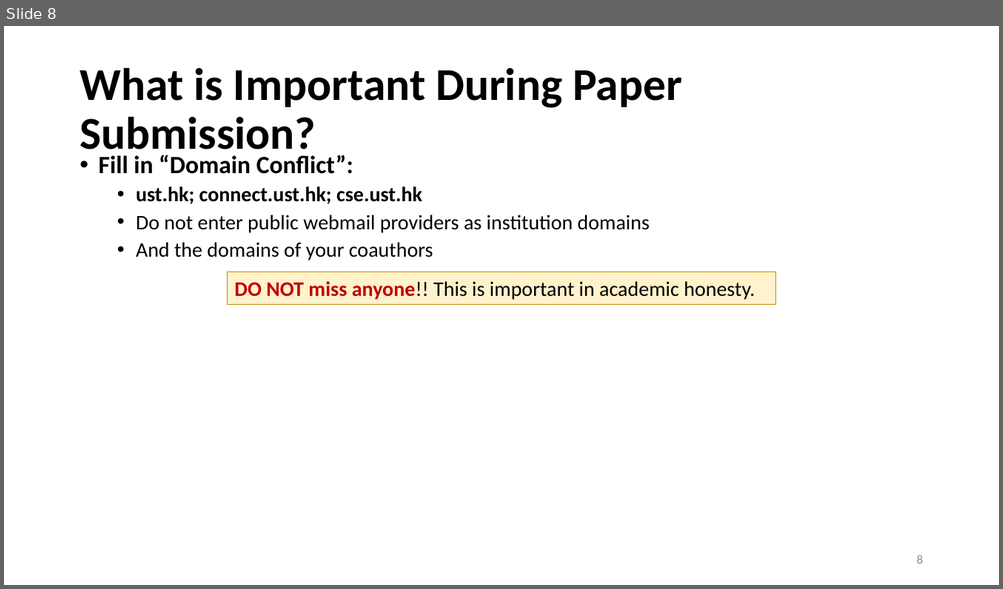
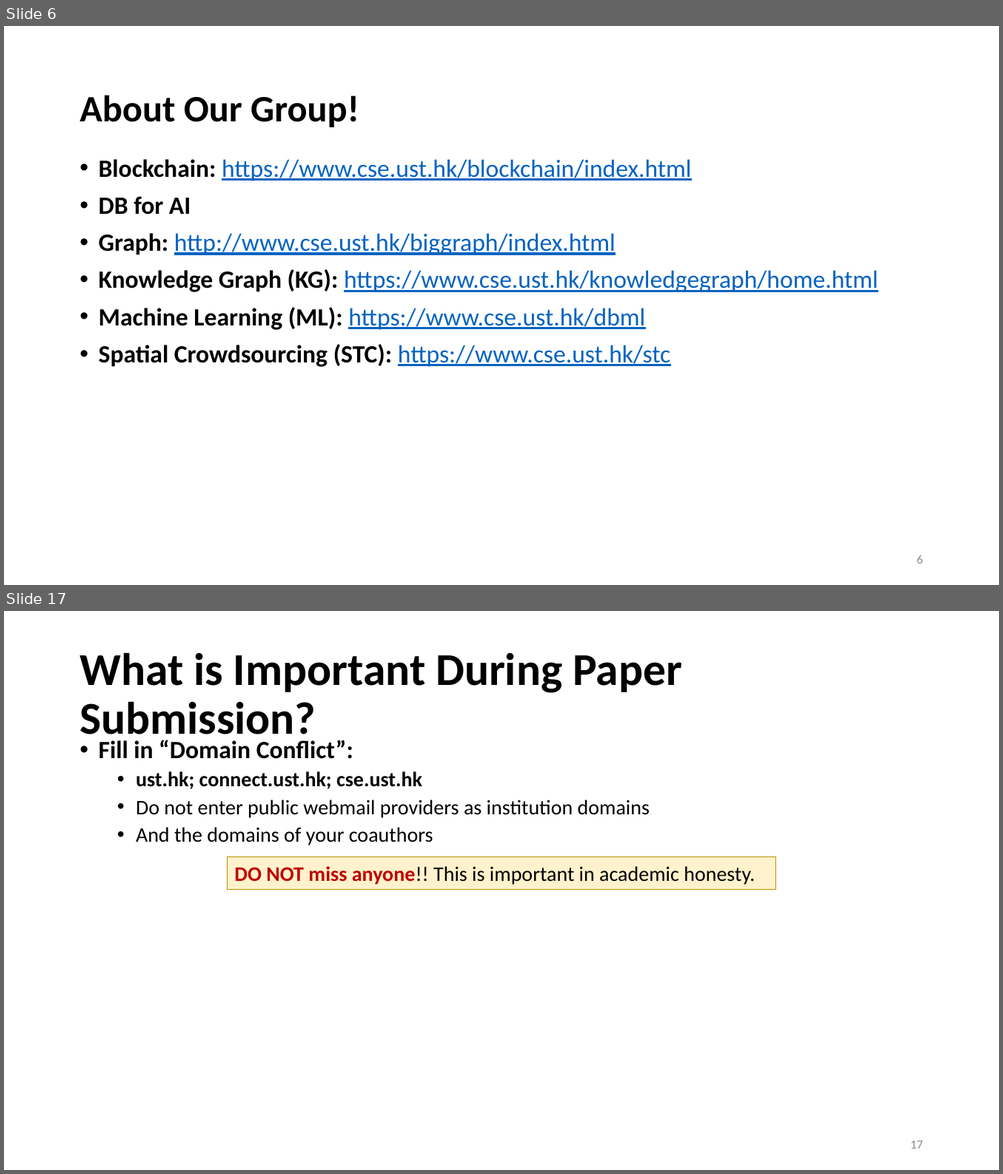
Before and after one commit to heathersherry/Knowledge-Graph-Tutorials-and-Papers, a slide deck: research suggestions.pptx. Shown one above the other, each under a label of ours: slide 8 before the commit, slides 6 and 17 after it; the slides between them are not shown. The pictures are 1003x589 and 1003x1174 pixels, drawn with LibreOffice and Linux fonts; fonts in the diff are those of the drawing. Boxes give left, top, right and bottom in pixels: in the first picture for what was removed or moved away, otherwise in the second. Text is boxed around its words. In the diff, an @@ line names an element or a change of style, - is before the commit and + after.

```diff
--- a/research suggestions.pptx
+++ b/research suggestions.pptx
@@ slide 6 added at [4, 26, 999, 585], background #FFFFFF @@
@@ title added at [79, 95, 359, 127], 36 pt, text #000000, bold @@
+About Our Group!
@@ text added at [99, 159, 878, 367], 24 pt, text #0563C1, underline @@
+• Blockchain: https://www.cse.ust.hk/blockchain/index.html
+• DB for AI
+• Graph: http://www.cse.ust.hk/biggraph/index.html
+• Knowledge Graph (KG): https://www.cse.ust.hk/knowledgegraph/home.html
+• Machine Learning (ML): https://www.cse.ust.hk/dbml
+• Spatial Crowdsourcing (STC): https://www.cse.ust.hk/stc
@@ page number added at [916, 556, 922, 564], 12 pt, text #8C8C8C @@
+6
@@ what was slide 8 is now slide 17 @@
@@ page number at [910, 1141, 922, 1149]: text changed @@
-8
+17
```
Also in this commit, not shown: 17 slides changed, 14 other slides added.
